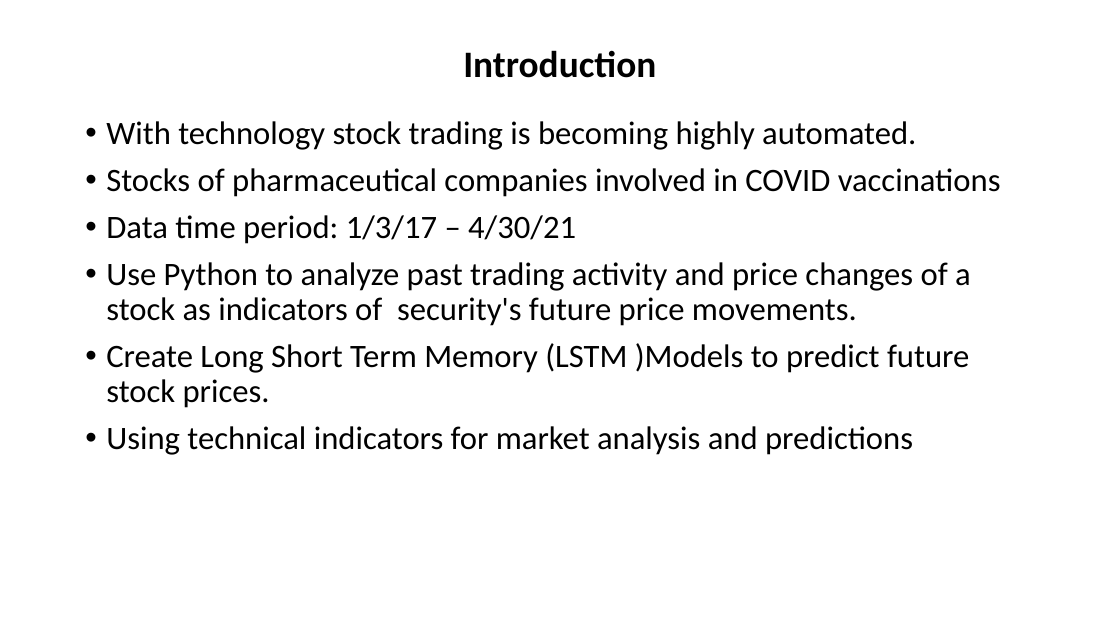
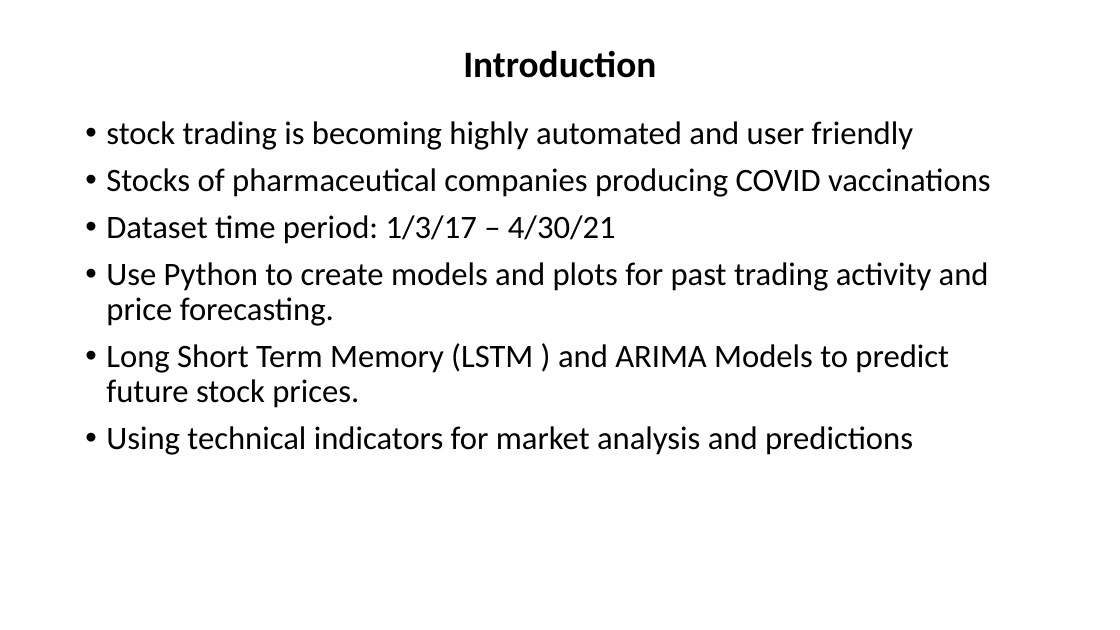
Before and after one commit to davidrtorres/Model-5-Stock-Price-Forecasting, a slide deck: slide 2 of Presentation1.pptx. Drawn at 1120x630 pixels with LibreOffice and Linux fonts; fonts in the diff are those of the drawing. Boxes give left, top, right and bottom in pixels: in the first picture for what was removed or moved away, otherwise in the second. Text is boxed around its words. In the diff, an @@ line names an element or a change of style, - is before the commit and + after.

```diff
--- a/Presentation1.pptx
+++ b/Presentation1.pptx
@@ text at (106,121,991,408): text changed @@
-• With technology stock trading is becoming highly automated.
-• Stocks of pharmaceutical companies involved in COVID vaccinations
-• Data time period: 1/3/17 – 4/30/21
-• Use Python to analyze past trading activity and price changes of a stock as indicators of security's future price movements.
-• Create Long Short Term Memory (LSTM )Models to predict future stock prices.
+• stock trading is becoming highly automated and user friendly
+• Stocks of pharmaceutical companies producing COVID vaccinations
+• Dataset time period: 1/3/17 – 4/30/21
+• Use Python to create models and plots for past trading activity and price forecasting.
+• Long Short Term Memory (LSTM ) and ARIMA Models to predict future stock prices.
```
Also in this commit, not shown: 3 other slides changed.
